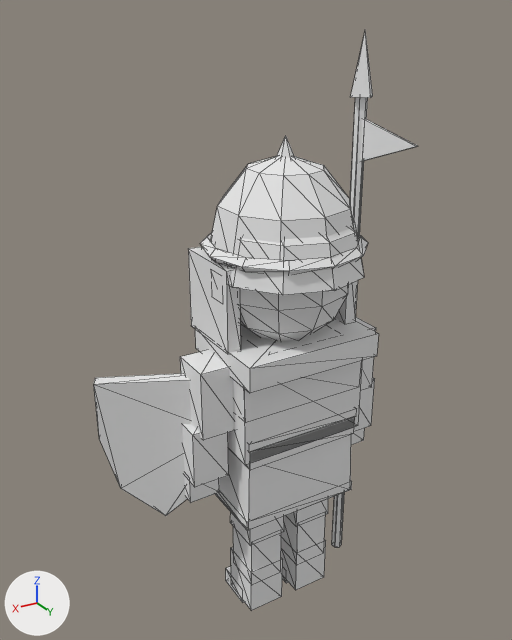
Two versions of the glTF model sample_project/assets/3d/units/franks/spearman.glb, one commit apart.
Rendered twice from a 50 mm lens placed at (1.32, 2.0, 2.29), pointed at (0.09, -0.04, 1.27). The axes (+X, +Y, +Z) are drawn at lower left. The lights are the same throughout. The picture after the commit comes second. Mesh edges are drawn as thin lines. Vertices at exactly the same position are counted once.

Objects in the first picture: 'Body'.
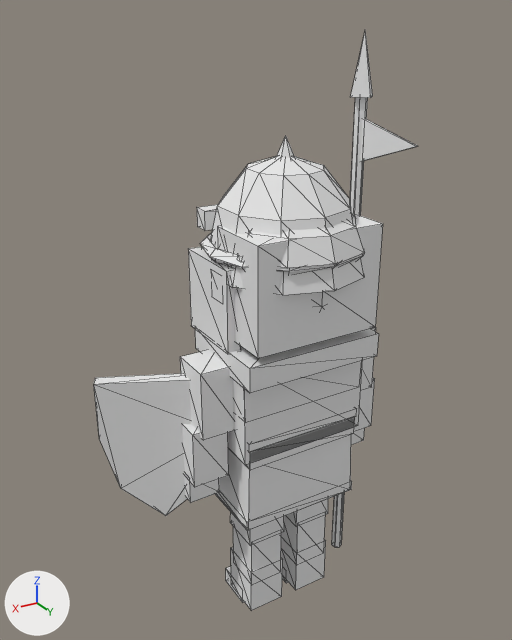
The newer file is also rescaled (x1.01) as a whole; pictures and numbers use the older file's frame.

Changed parts and their boxes (x1, y1, x2, y2) in the pictures (512 x 640 px):
part 1 of me_body, added
    after: (218, 213, 383, 358)
part 2 of me_body, added
    after: (245, 214, 364, 268)
part 3 of me_body, added
    after: (197, 205, 218, 230)

The change, as a diff of the scene's bpy script:
```diff
--- a/sample_project/assets/3d/units/franks/spearman.glb.py
+++ b/sample_project/assets/3d/units/franks/spearman.glb.py
@@ me_body @@
 # used by ob_body; location = (0.0, 0.0, 0.0)
-me_body.from_pydata(...)  # 504 vertices, 832 faces; spans x -0.41..0.68, y -0.29..0.3, z 0.0..2.25
+me_body.from_pydata(...)  # 551 vertices, 914 faces; spans x -0.41..0.68, y -0.29..0.3, z 0.0..2.25
+# me_body part 1: a new loose piece, a box spanning x -0.25..0.25, y -0.03..0.23, z 1.27..1.65, in mat_pe_unitpalette (white #e7e7e7)
+# me_body part 2: the loose piece of 31 vertices spanning x -0.27..0.27, y -0.26..0.3, z 1.48..1.78 is copied, and the copy is scaled about its middle by (0.929, 0.893, 0.567), then moved by (0.0, 0.03, 0.03); it spans x -0.25..0.25, y -0.2..0.3, z 1.57..1.74
+# me_body part 3: a new loose piece, a box spanning x -0.22..0.22, y -0.235..-0.175, z 1.595..1.665, in mat_pe_unitpalette (white #e7e7e7)
+# other edits to the shape of me_body do not show in these pictures
 me_body.materials.append(mat_pe_unitpalette)
```
